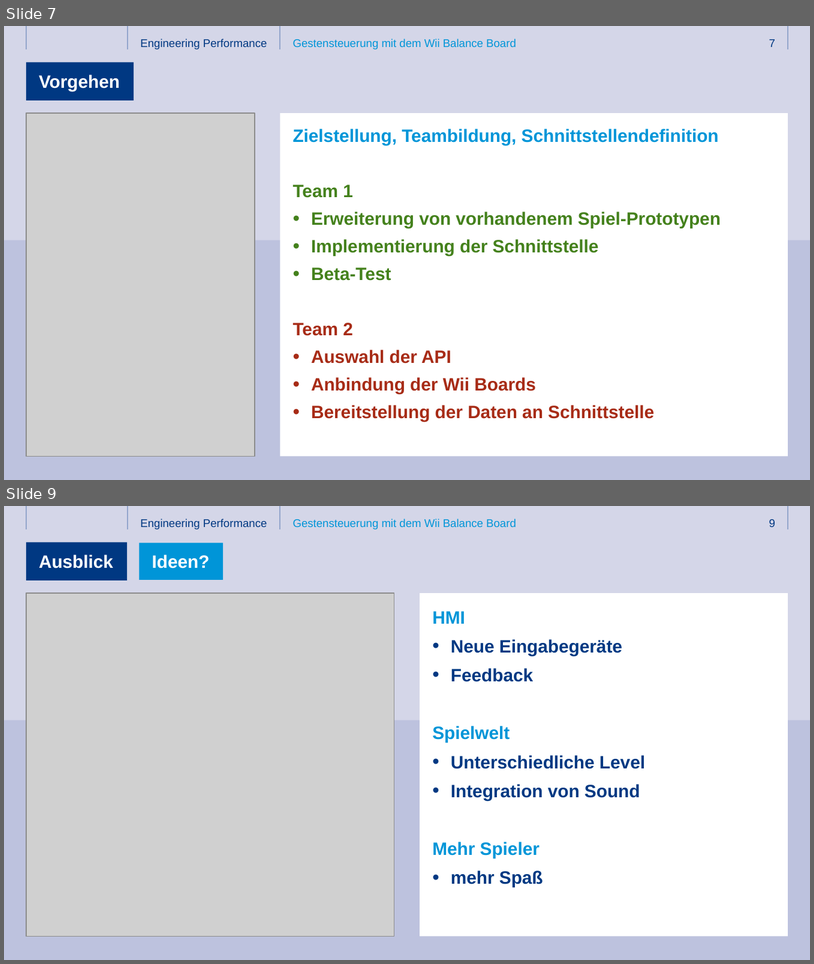
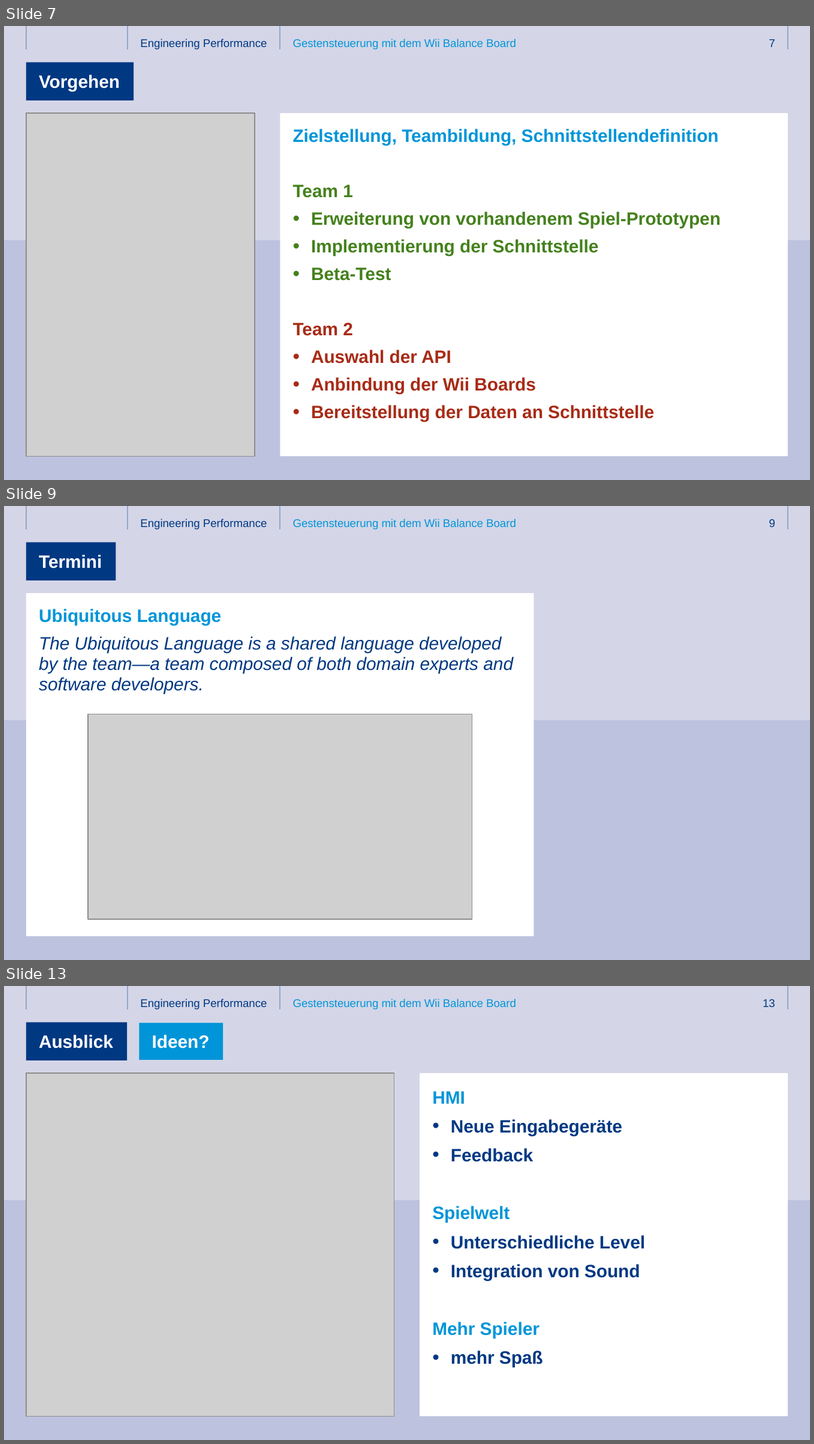
Before and after one commit to ThomasHein/3T2017, a slide deck: Folien/3T_2017_React und DDD.pptx. Shown one above the other, each under a label of ours: slides 7 and 9 before the commit, slides 7, 9 and 13 after it; the slides between them are not shown. The pictures are 814x964 and 814x1444 pixels, drawn with LibreOffice and Linux fonts; fonts in the diff are those of the drawing; grey boxes stand for pictures; background and template pictures are left out. Boxes give left, top, right and bottom in pixels: in the first picture for what was removed or moved away, otherwise in the second. Text is boxed around its words. In the diff, an @@ line names an element or a change of style, - is before the commit and + after.

```diff
--- a/Folien/3T_2017_React und DDD.pptx
+++ b/Folien/3T_2017_React und DDD.pptx
@@ slide 9 added at (x1=4, y1=506, x2=810, y2=960), background #FFFFFF; not listed: 9 template elements that a slide beside it also shows @@
@@ title added at (x1=26, y1=542, x2=115, y2=580), fill #003882, 16 pt, text #FFFFFF, bold @@
+Termini
@@ rectangle added at (x1=27, y1=593, x2=534, y2=936), fill #FFFFFF @@
@@ text added at (x1=39, y1=609, x2=513, y2=693), 16 pt, text #003882, italic @@
+Ubiquitous Language
+  The Ubiquitous Language is a shared language developed by the team—a team composed of both domain experts and software developers.
@@ picture added at (x1=88, y1=714, x2=473, y2=919) @@
@@ what was slide 9 is now slide 13 @@
@@ page number at (x1=763, y1=999, x2=776, y2=1007): text changed @@
-9
+13
```
Also in this commit, not shown: 2 slides changed, 3 other slides added, 5 other files.
